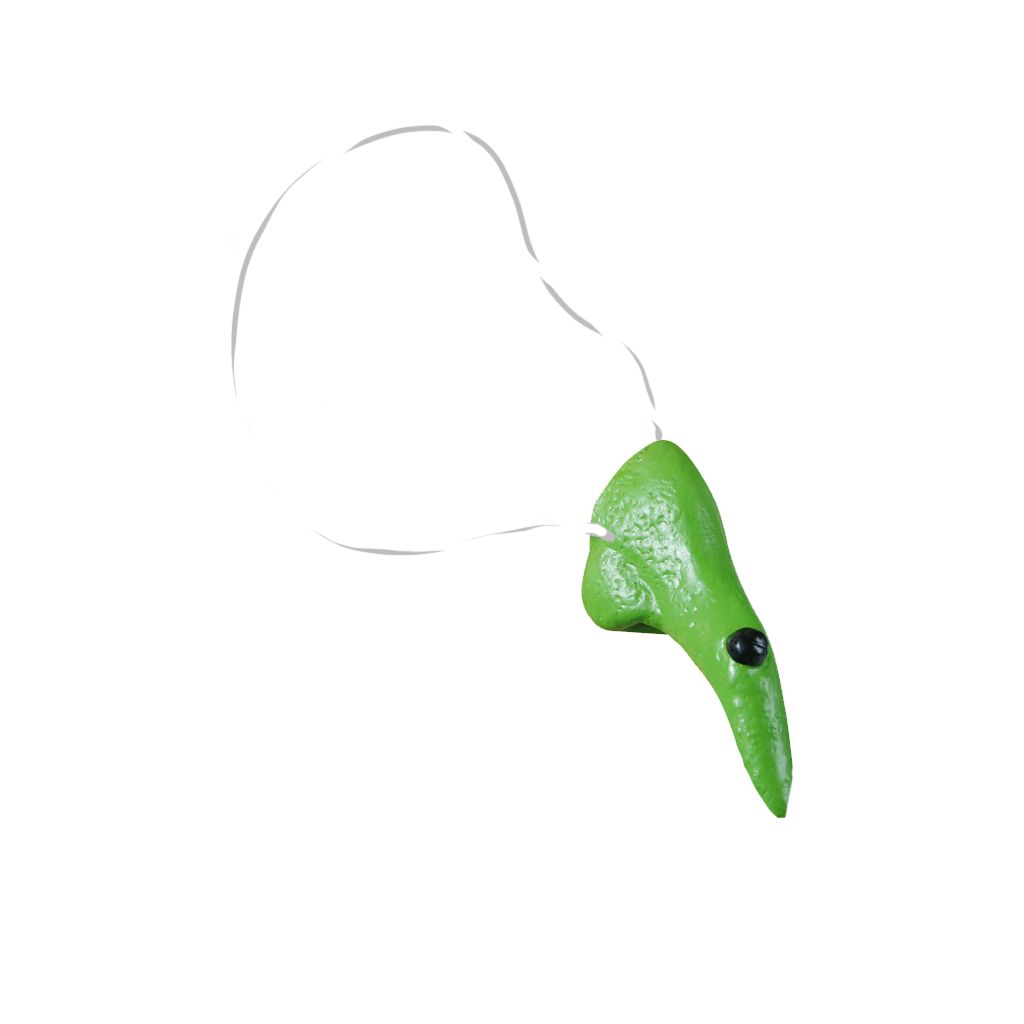
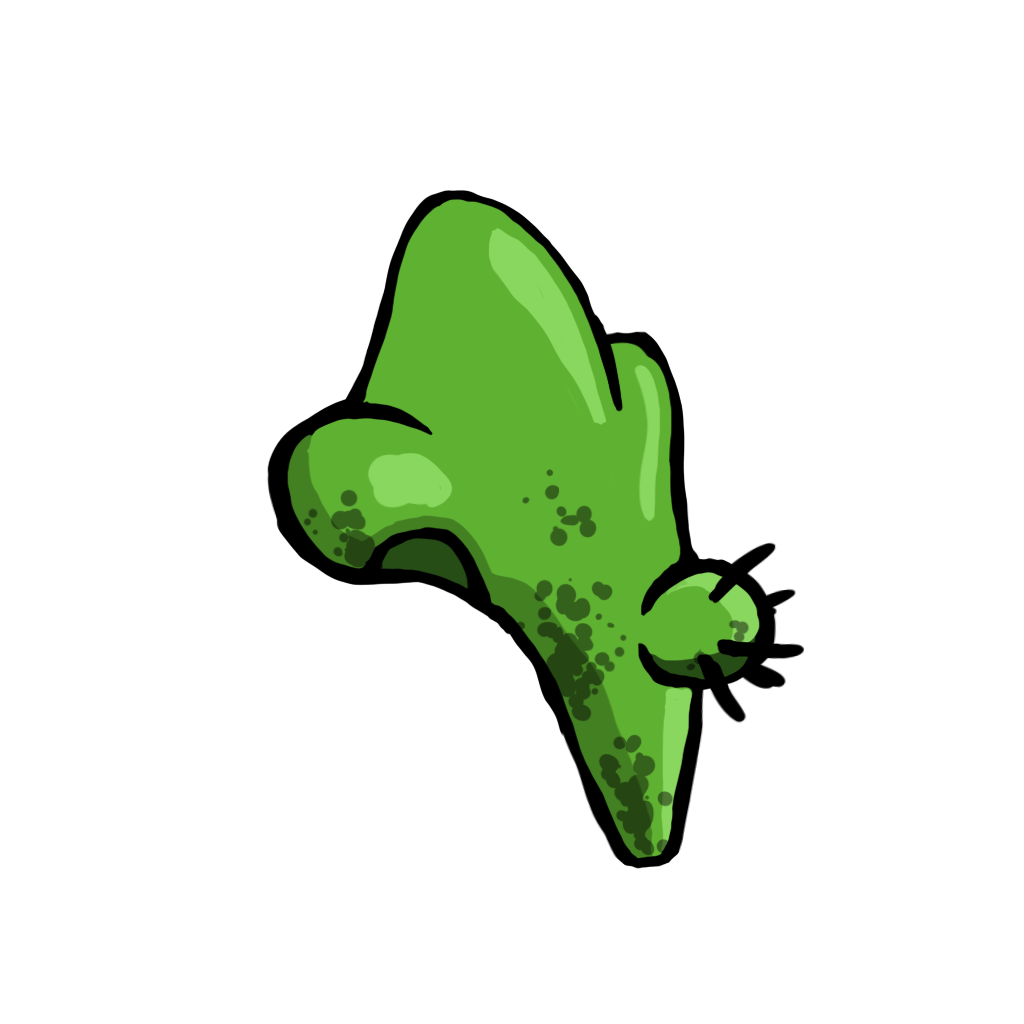
Layers edited between the first and the second w=1024, h=1024 image:
removed layer "Layer 1" over left=229, top=124, right=794, bottom=819
added layer "Layer 2" (45%) above "Layer 1 copy" over left=303, top=469, right=750, bottom=856
added layer "Layer 1 copy" above "Camada 5" over left=229, top=164, right=805, bottom=869
